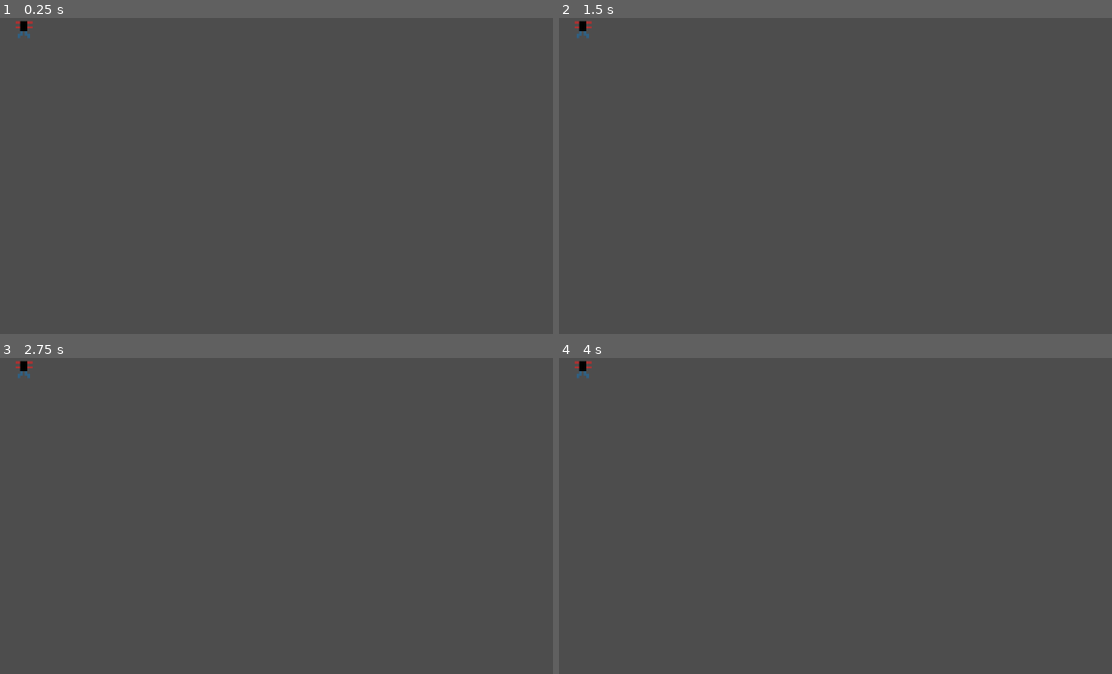
Above: before the commit, frames 1-4 (two rows, left to right).
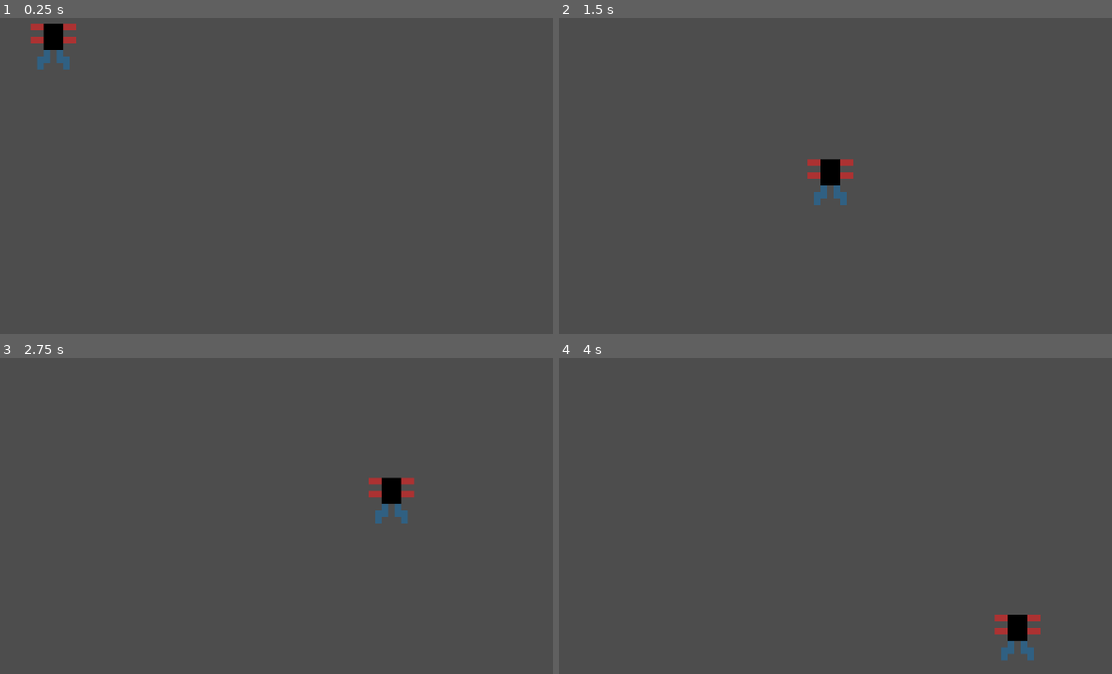
Above: after the commit, the same moments.

Repository: AnthonyDeSantiago/SPACE
Game: Godot game, scene res://Scenes/ad_test_level.tscn
Two runs of this game, one before a commit and one after it. Both use one fixed random seed, a clock stepped at 60 frames per second and the inputs below. This scene is started directly instead of the project's main scene.
Inputs (mouse positions are in pixels of both pictures, inside the frame that each line leads up to):
- Up to frame 1 (0.25 s): no input
- Up to frame 2 (1.5 s): move the mouse to (1100, 207) at 0.52 s; move the mouse to (785, 248) at 1.27 s
- Up to frame 3 (2.75 s): move the mouse to (453, 474) at 2.02 s
- Up to frame 4 (4 s): move the mouse to (896, 655) at 2.77 s; move the mouse to (outside the picture) at 3.52 s

The runs differ from the first frame. In frame 1, 0.8% of the frame differs, in the area x 2-14%, y 0-17%; in frame 2, 0.8%; in frame 3, 0.8%, in the area x 2-75%, y 0-53%; in frame 4, 0.8%.

Commit message:
Testing Enemy Movement

Diff:
--- a/Component_Enemy_Movement.gd
+++ /dev/null
@@ -1,15 +0,0 @@
-extends Node
-class_name Component_Enemy_Movement
-
-@export var base_mov_speed: float
-
-var velocity = Vector2.ZERO
-
-# Called when the node enters the scene tree for the first time.
-func _ready():
-	pass # Replace with function body.
-
-
-# Called every frame. 'delta' is the elapsed time since the previous frame.
-func _process(delta):
-	pass
--- /dev/null
+++ b/Scenes/Component_Enemy_Movement.tscn
@@ -0,0 +1,11 @@
+[gd_scene load_steps=3 format=3 uid="uid://buq114rp88l88"]
+
+[ext_resource type="Script" path="res://Scripts/Component_Enemy_Movement.gd" id="1_6kpjf"]
+[ext_resource type="Texture2D" uid="uid://cqjvwauewl0tw" path="res://Art/Test.png" id="2_ou3l7"]
+
+[node name="Component_Enemy_Movement" type="CharacterBody2D"]
+script = ExtResource("1_6kpjf")
+
+[node name="Test" type="Sprite2D" parent="."]
+scale = Vector2(10, 10)
+texture = ExtResource("2_ou3l7")
--- a/Scenes/ad_test_level.tscn
+++ b/Scenes/ad_test_level.tscn
@@ -1,30 +1,7 @@
-[gd_scene load_steps=4 format=3 uid="uid://ec2aeebyxw1h"]
+[gd_scene load_steps=2 format=3 uid="uid://ec2aeebyxw1h"]
 
-[ext_resource type="Texture2D" uid="uid://cqjvwauewl0tw" path="res://Art/Test.png" id="1_lqj0u"]
-
-[sub_resource type="RectangleShape2D" id="RectangleShape2D_ctn4t"]
-size = Vector2(57, 58)
-
-[sub_resource type="SpriteFrames" id="SpriteFrames_go8b6"]
-animations = [{
-"frames": [{
-"duration": 1.0,
-"texture": ExtResource("1_lqj0u")
-}],
-"loop": true,
-"name": &"default",
-"speed": 5.0
-}]
+[ext_resource type="PackedScene" uid="uid://buq114rp88l88" path="res://Scenes/Component_Enemy_Movement.tscn" id="2_f0ptg"]
 
 [node name="AD_Test_Level" type="Node2D"]
 
-[node name="CharacterBody2D" type="CharacterBody2D" parent="."]
-
-[node name="CollisionShape2D" type="CollisionShape2D" parent="CharacterBody2D"]
-position = Vector2(38.5, 19)
-shape = SubResource("RectangleShape2D_ctn4t")
-
-[node name="AnimatedSprite2D" type="AnimatedSprite2D" parent="CharacterBody2D"]
-position = Vector2(38.5, 20)
-scale = Vector2(3.6875, 3.625)
-sprite_frames = SubResource("SpriteFrames_go8b6")
+[node name="Component_Enemy_Movement" parent="." instance=ExtResource("2_f0ptg")]
--- /dev/null
+++ b/Scripts/Component_Enemy_Movement.gd
@@ -0,0 +1,12 @@
+extends CharacterBody2D
+
+@export var speed = 400
+
+var target = position
+
+func _physics_process(delta):
+	target = get_global_mouse_position()
+	velocity = position.direction_to(target) * speed
+	# look_at(target)
+	if position.distance_to(target) > 10:
+		move_and_slide()
--- a/project.godot
+++ b/project.godot
@@ -19,6 +19,14 @@
 
 project/assembly_name="SPACE!"
 
+[input]
+
+click={
+"deadzone": 0.5,
+"events": [Object(InputEventMouseButton,"resource_local_to_scene":false,"resource_name":"","device":-1,"window_id":0,"alt_pressed":false,"shift_pressed":false,"ctrl_pressed":false,"meta_pressed":false,"button_mask":0,"position":Vector2(0, 0),"global_position":Vector2(0, 0),"factor":1.0,"button_index":1,"canceled":false,"pressed":false,"double_click":false,"script":null)
+]
+}
+
 [rendering]
 
 textures/canvas_textures/default_texture_filter=0
